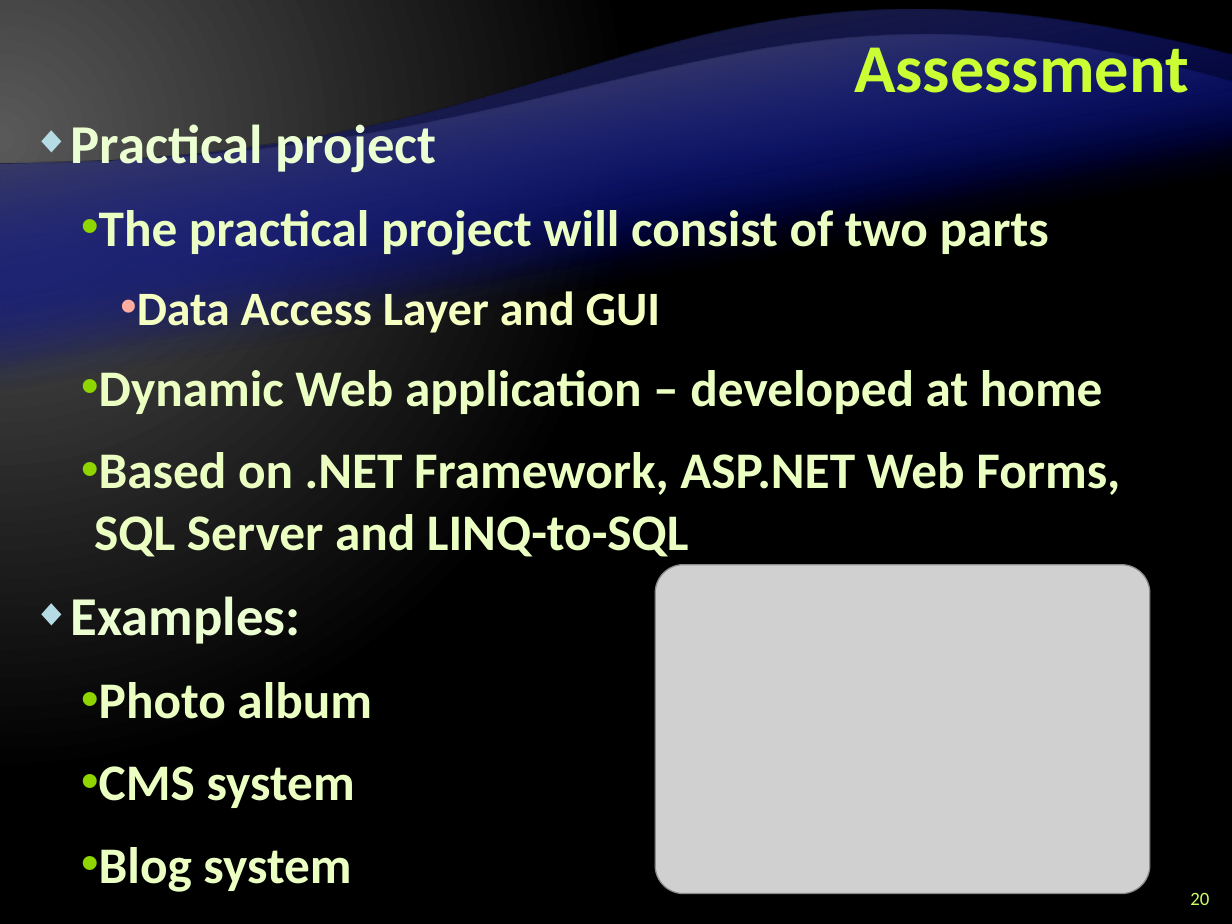
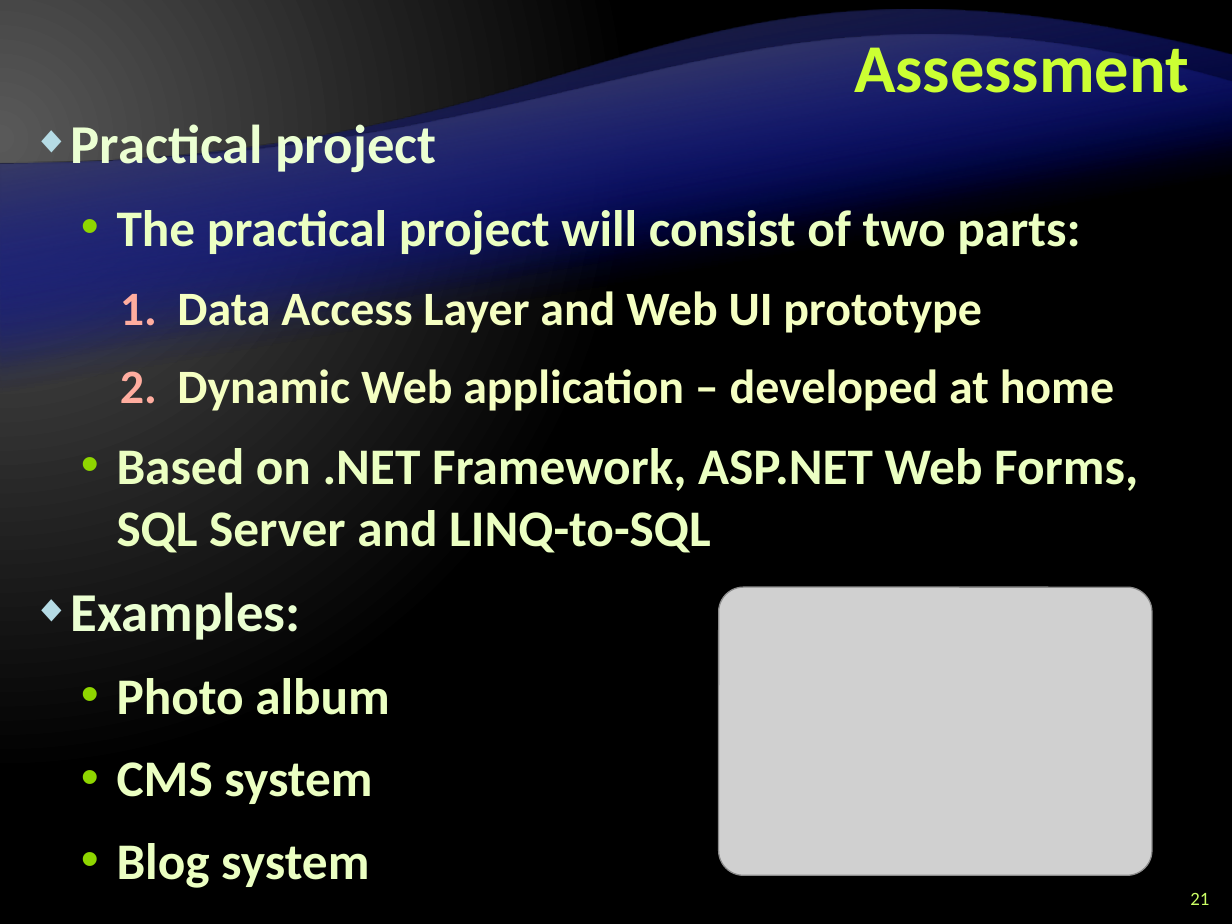
Before and after one commit to Graveheart/aspnetcourse, a slide deck: slide 21 of 2010/lectures/0. Course Introduction.pptx (slide 20 before the commit). Drawn at 1232x924 pixels with LibreOffice and Linux fonts; fonts in the diff are those of the drawing; grey boxes stand for pictures; background and template pictures are left out. Boxes give left, top, right and bottom in pixels: in the first picture for what was removed or moved away, otherwise in the second. Text is boxed around its words. In the diff, an @@ line names an element or a change of style, - is before the commit and + after.

Commit message:
Added few photos; Completed the lectures 0 and 1

```diff
--- a/2010/lectures/0. Course Introduction.pptx
+++ b/2010/lectures/0. Course Introduction.pptx
@@ text at [117, 210, 1080, 337]: text changed @@
-  • The practical project will consist of two parts
-    • Data Access Layer and GUI
+  • The practical project will consist of two parts:
+    1. Data Access Layer and Web UI prototype
@@ text at [117, 369, 1138, 888]: size 30 to 28 pt, text colour #EBFFC2 to #F5FFC2 in "Dynamic Web application – developed at home"; bullet • to 1.; list level 2 to 3 in "Dynamic Web application – developed ..."; bullet colour #8FD600 to #FFAD9F; indent changed @@
@@ picture: place and size @@
-picture at [655, 564, 1149, 893]
+picture at [718, 588, 1152, 876]
@@ page number at [1190, 893, 1209, 905]: text changed @@
-20
+21
```
Also in this commit, not shown: 12 other slides changed, 1 slide added, 4 other files.
